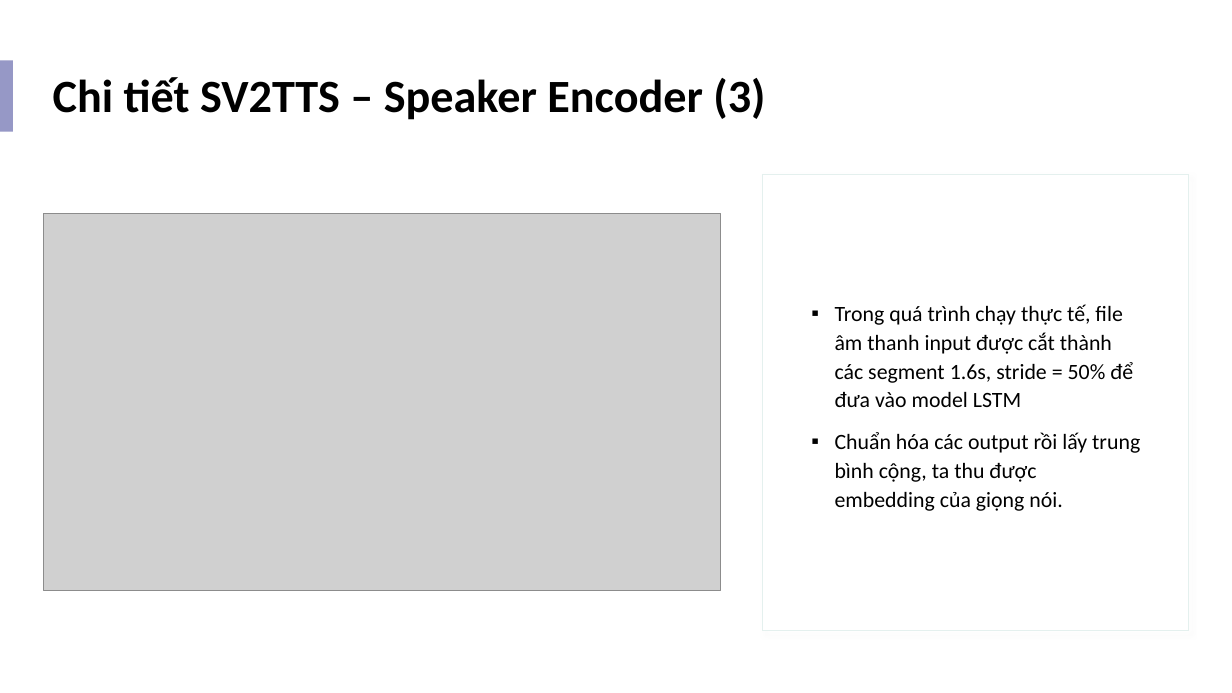
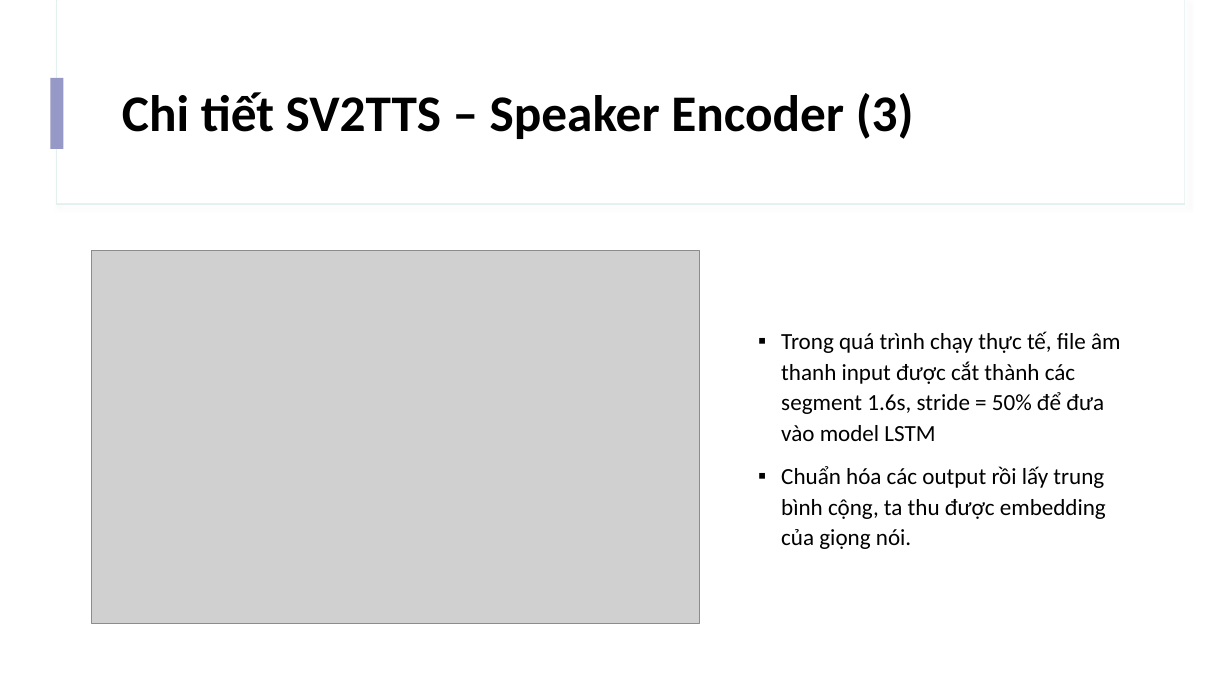
Before and after one commit to IrisStream/Machine-Learning, a slide deck: slide 14 of Voice_Cloning/Slide.pptx. Drawn at 1232x693 pixels with LibreOffice and Linux fonts; fonts in the diff are those of the drawing; grey boxes stand for pictures. Boxes give left, top, right and bottom in pixels: in the first picture for what was removed or moved away, otherwise in the second. Text is boxed around its words. In the diff, an @@ line names an element or a change of style, - is before the commit and + after.

```diff
--- a/Voice_Cloning/Slide.pptx
+++ b/Voice_Cloning/Slide.pptx
@@ rectangle removed at <box>56,0,1185,204</box> @@
@@ rectangle added at <box>56,0,1185,204</box>, fill #FFFFFF, outline #E4F0EE 1 pt @@
@@ rectangle removed at <box>57,0,1185,203</box> @@
@@ rectangle added at <box>57,0,1185,203</box>, fill #FFFFFF @@
@@ title "Chi tiết SV2TTS – Speaker ...": place and size @@
-title "Chi tiết SV2TTS – Speaker ..." at <box>53,77,765,120</box>
+title "Chi tiết SV2TTS – Speaker ..." at <box>122,92,914,139</box>
@@ title "Chi tiết SV2TTS – Speaker ..." at <box>122,92,914,139</box>: size 36 to 40 pt @@
@@ rectangle: place and size @@
-rectangle at <box>0,60,13,131</box>
+rectangle at <box>51,78,64,149</box>
@@ rectangle removed at <box>762,174,1189,630</box> @@
@@ picture: place and size @@
-picture at <box>43,213,721,592</box>
+picture at <box>91,250,699,624</box>
@@ text "Trong quá trình chạy thực ...": place and size @@
-text "Trong quá trình chạy thực ..." at <box>835,304,1140,511</box>
+text "Trong quá trình chạy thực ..." at <box>781,331,1120,549</box>
@@ text "Trong quá trình chạy thực ..." at <box>781,331,1120,549</box>: size 17 to 18 pt @@
```
Also in this commit, not shown: 5 other slides changed, 1 slide added.
